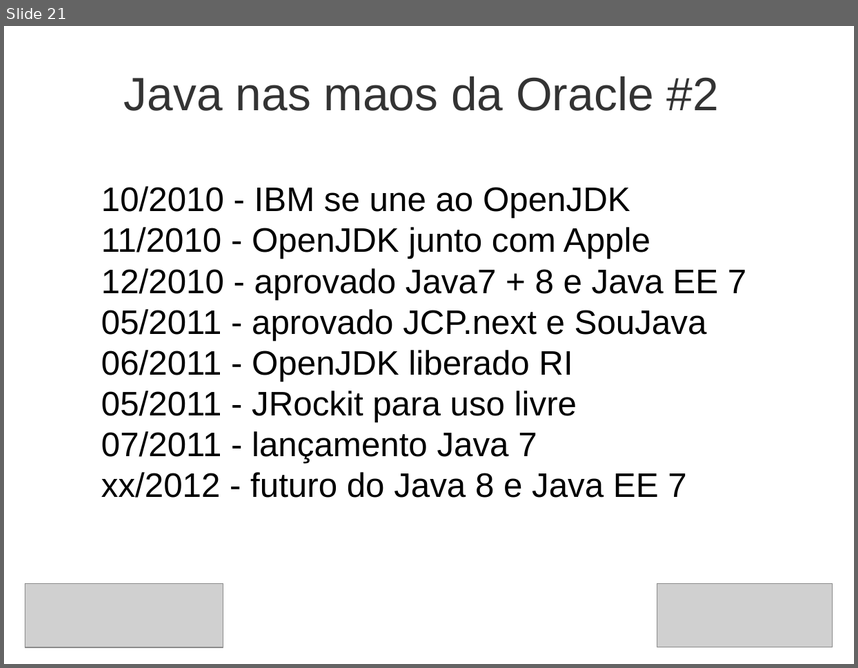
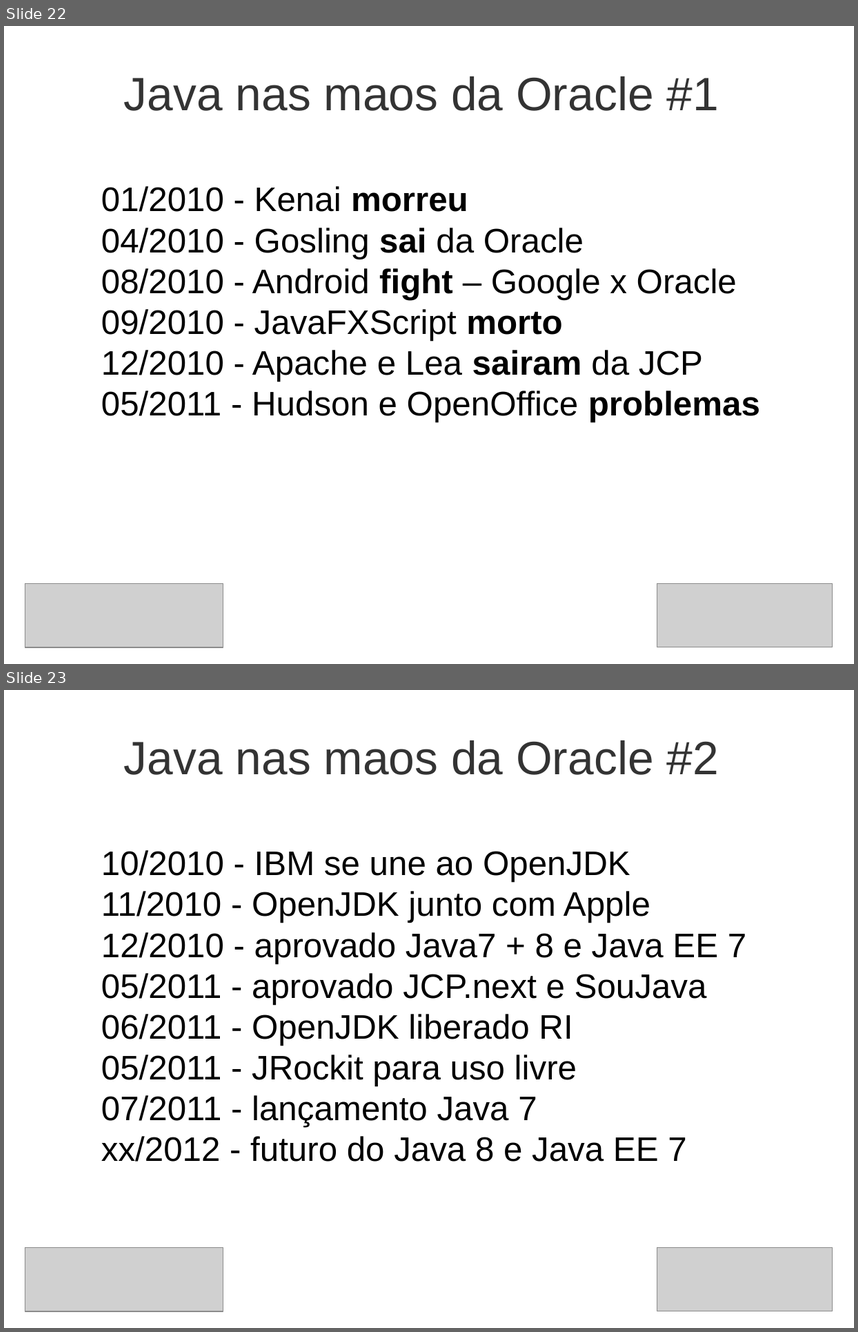
Before and after one commit to steppat/caelumday, a slide deck: caelumday2011.odp. Shown one above the other, each under a label of ours: slide 21 before the commit, slides 22 and 23 after it. The pictures are 858x668 and 858x1332 pixels, drawn with LibreOffice and Linux fonts; fonts in the diff are those of the drawing; grey boxes stand for pictures; background and template pictures are left out. Boxes give left, top, right and bottom in pixels: in the first picture for what was removed or moved away, otherwise in the second. Text is boxed around its words. In the diff, an @@ line names an element or a change of style, - is before the commit and + after.

```diff
--- a/caelumday2011.odp
+++ b/caelumday2011.odp
@@ slide 22 added at (4, 26, 854, 664), background picture (left out) @@
@@ title added at (124, 76, 719, 111), 44 pt, text #333333 @@
+Java nas maos da Oracle #1
@@ text added at (101, 186, 760, 422), 32 pt, text #000000 @@
+01/2010 - Kenai morreu
+04/2010 - Gosling sai da Oracle
+08/2010 - Android fight – Google x Oracle
+09/2010 - JavaFXScript morto
+12/2010 - Apache e Lea sairam da JCP
+05/2011 - Hudson e OpenOffice problemas
@@ picture added at (25, 583, 223, 647) @@
@@ picture added at (657, 583, 833, 646) @@
@@ what was slide 21 is now slide 23 @@
```
Also in this commit, not shown: 11 slides changed, 1 other slide added.
